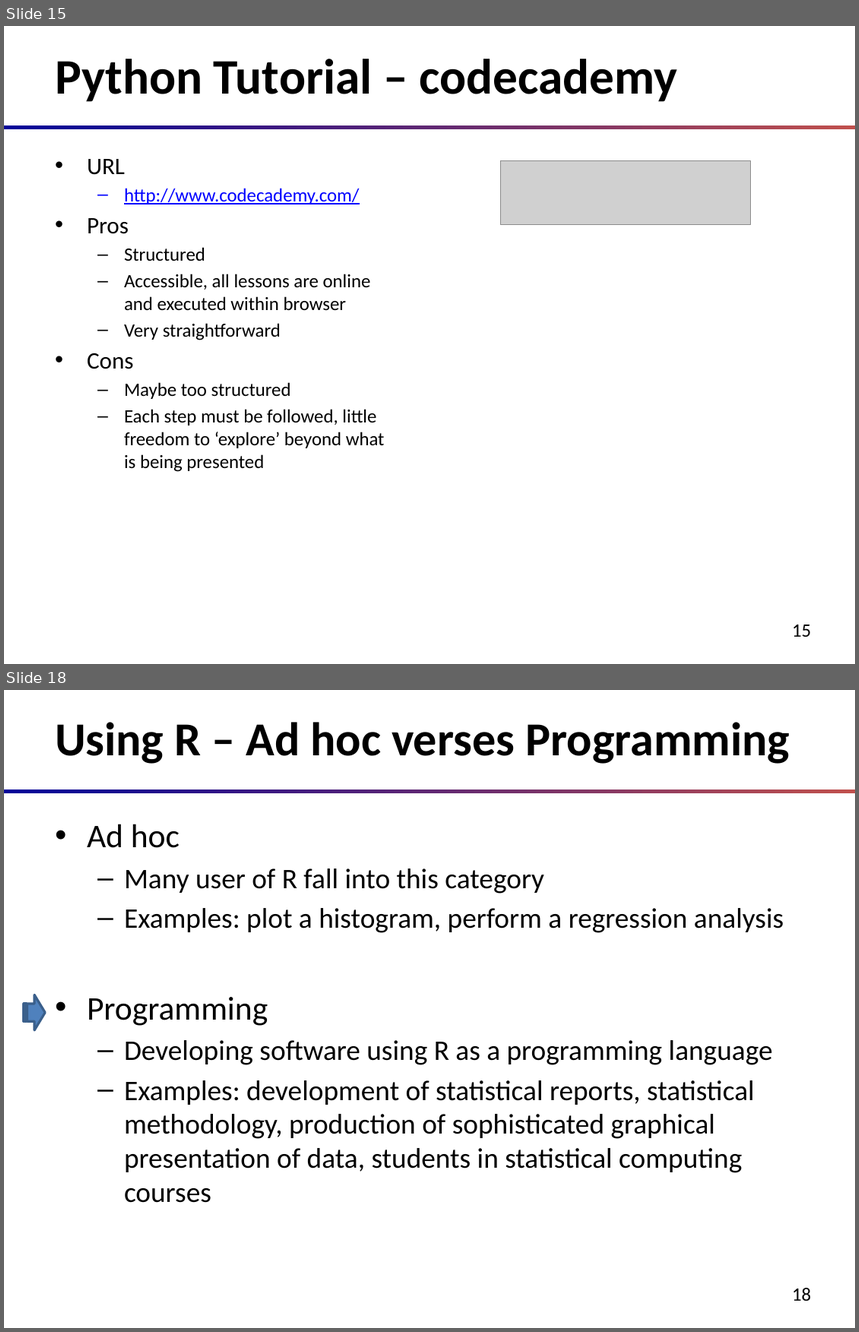
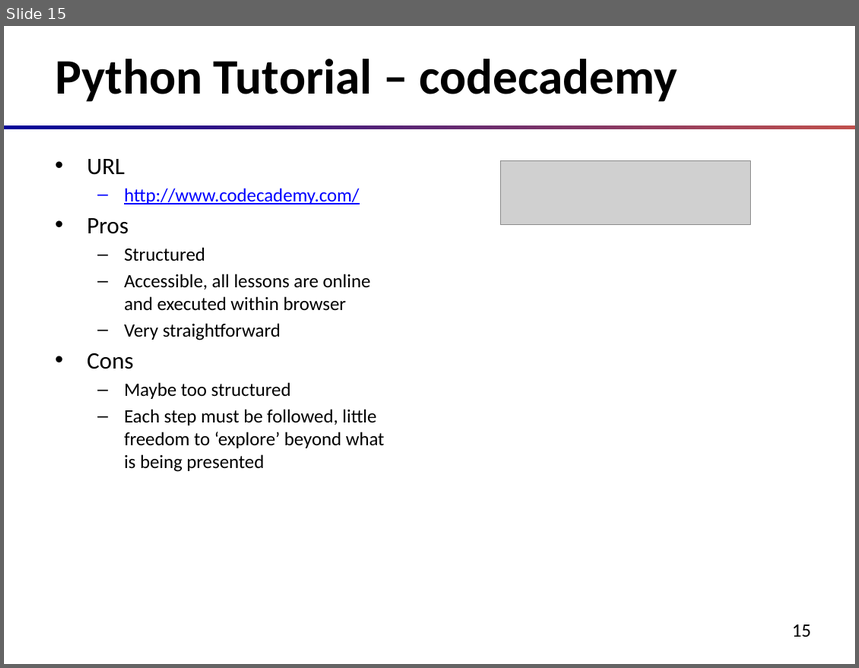
Before and after one commit to oxbot/battleship, a slide deck: slides/00-course-intro.pptx. Shown one above the other, each under a label of ours: slides 15 and 18 before the commit, slide 15 after it; the slides between them are not shown. The pictures are 859x1332 and 859x668 pixels, drawn with LibreOffice and Linux fonts; fonts in the diff are those of the drawing; grey boxes stand for pictures. Boxes give left, top, right and bottom in pixels: in the first picture for what was removed or moved away, otherwise in the second. Text is boxed around its words. In the diff, an @@ line names an element or a change of style, - is before the commit and + after.

```diff
--- a/slides/00-course-intro.pptx
+++ b/slides/00-course-intro.pptx
@@ slide 18 removed at (4,690,855,1328), background #FFFFFF; not listed: 2 template elements that a slide beside it also shows @@
@@ title removed at (55,722,790,764) @@
-Using R – Ad hoc verses Programming
@@ text removed at (87,824,784,1203) @@
-• Ad hoc
-  – Many user of R fall into this category
-  – Examples: plot a histogram, perform a regression analysis
-• Programming
-  – Developing software using R as a programming language
-  – Examples: development of statistical reports, statistical methodology, production of sophisticated graphical presentation of data, students in statistical computing courses
@@ striped right arrow removed at (24,995,45,1030) @@
```
Also in this commit, not shown: 5 other slides removed, 4 other files.
